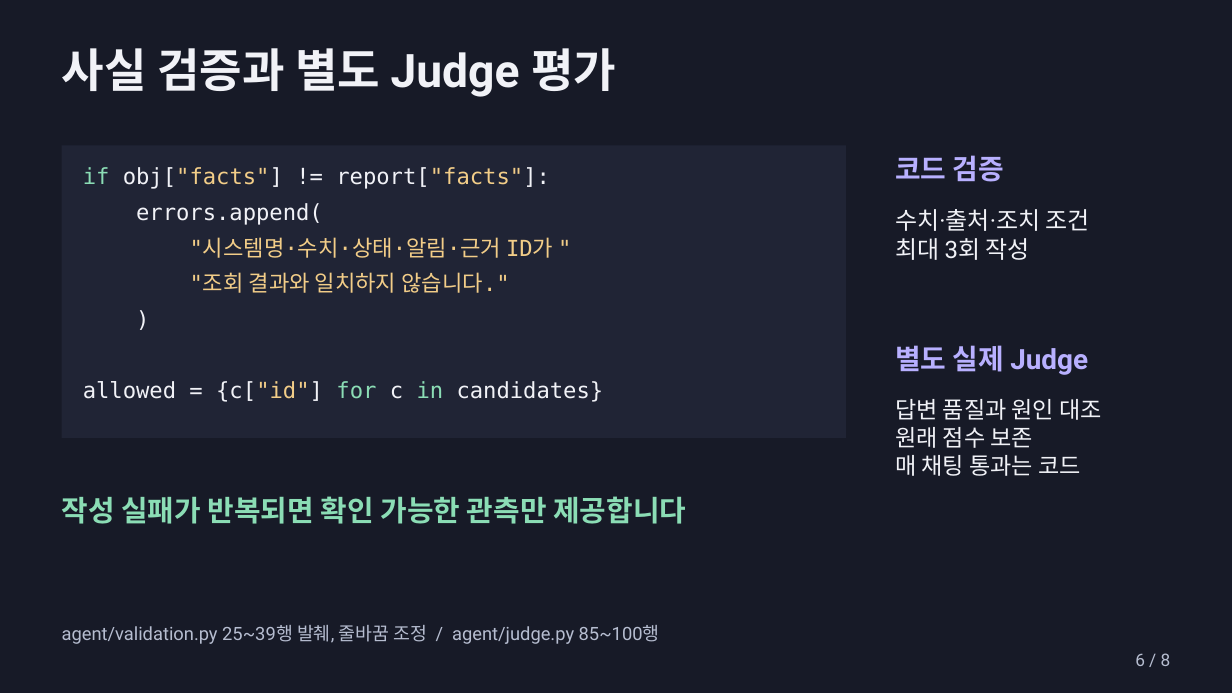
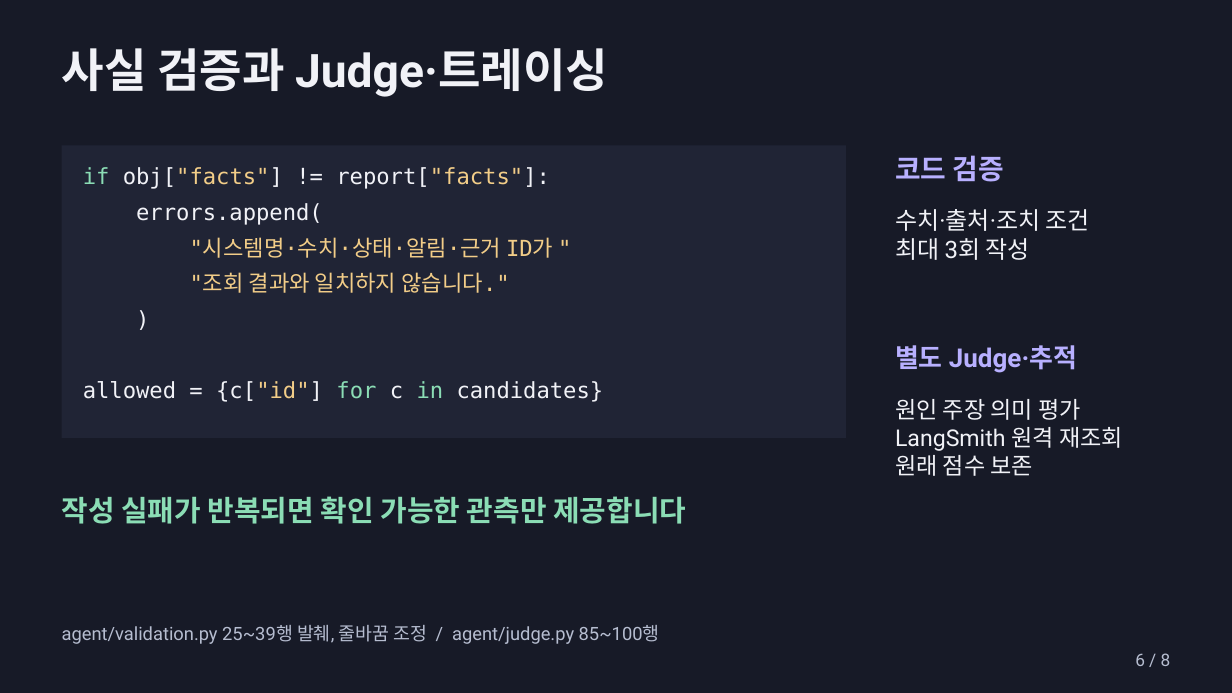
Before and after one commit to beshurl/skala-ai-mini-project, a slide deck: slide 6 of doc/presentation/운영진단_에이전트_5분발표.pptx. Drawn at 1232x693 pixels with LibreOffice and Linux fonts; fonts in the diff are those of the drawing. Boxes give left, top, right and bottom in pixels: in the first picture for what was removed or moved away, otherwise in the second. Text is boxed around its words. In the diff, an @@ line names an element or a change of style, - is before the commit and + after.

```diff
--- a/doc/presentation/운영진단_에이전트_5분발표.pptx
+++ b/doc/presentation/운영진단_에이전트_5분발표.pptx
@@ text at [62, 48, 608, 97]: text changed @@
-사실 검증과 별도 Judge 평가
+사실 검증과 Judge·트레이싱
@@ text at [895, 345, 1077, 373]: text changed; size 21.8 to 20.2 pt @@
-별도 실제 Judge
+별도 Judge·추적
@@ text at [895, 399, 1123, 451]: text changed @@
-답변 품질과 원인 대조
+원인 주장 의미 평가
+LangSmith 원격 재조회
@@ text at [895, 455, 1081, 476]: paragraph removed @@
-매 채팅 통과는 코드
```
Also in this commit, not shown: 6 other slides changed, 1 slide added, 1 slide removed, 2 other files.
